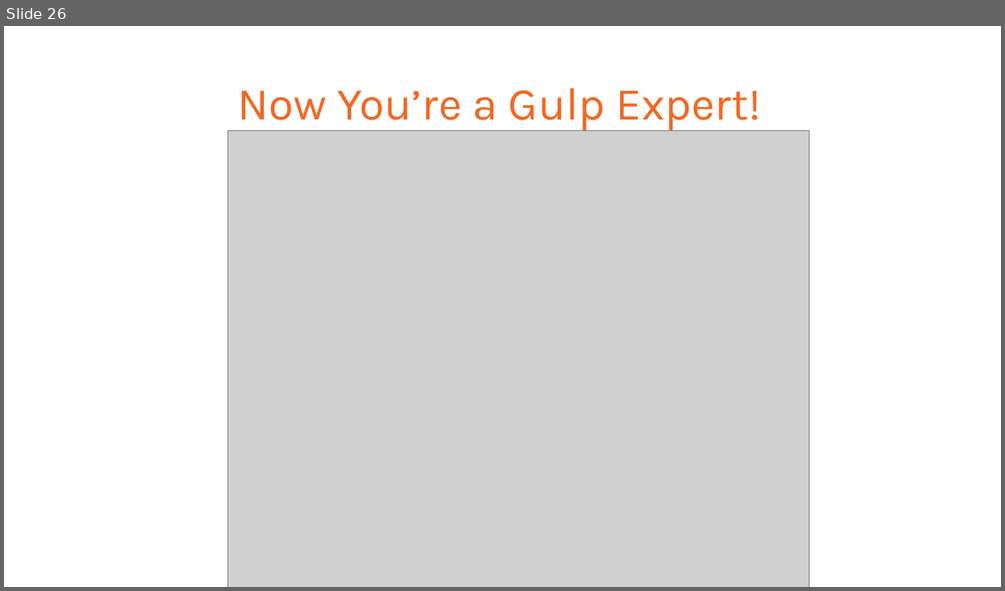
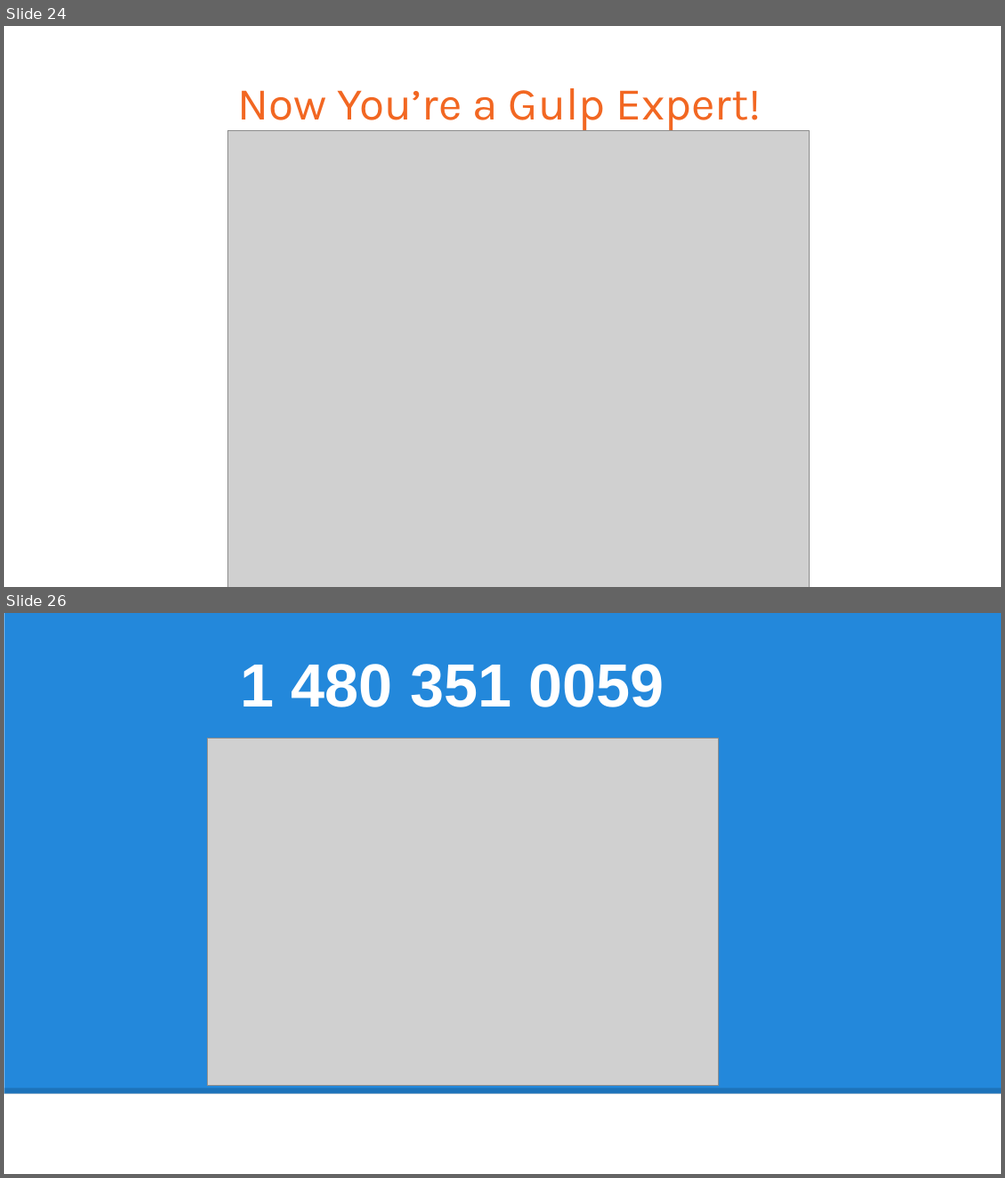
Before and after one commit to digitaldrummerj/GulpTalk, a slide deck: Gulp for DotNet Devs.pptx. Shown one above the other, each under a label of ours: slide 26 before the commit, slides 24 and 26 after it; the slides between them are not shown. The pictures are 1005x591 and 1005x1178 pixels, drawn with LibreOffice and Linux fonts; fonts in the diff are those of the drawing; grey boxes stand for pictures. Boxes give left, top, right and bottom in pixels: in the first picture for what was removed or moved away, otherwise in the second. Text is boxed around its words. In the diff, an @@ line names an element or a change of style, - is before the commit and + after.

```diff
--- a/Gulp for DotNet Devs.pptx
+++ b/Gulp for DotNet Devs.pptx
@@ slide 26 added at [4,613,1001,1174], background #FFFFFF @@
@@ rectangle added at [4,613,1001,1094], fill #2388DB @@
@@ title added at [241,664,663,707], 44 pt, text #FFFFFF, bold @@
+1 480 351 0059
@@ picture added at [207,738,719,1085] @@
@@ line added from (4, 1090) to (1001, 1090), #000000 4.5 pt @@
@@ what was slide 26 is now slide 24 @@
```
Also in this commit, not shown: 1 slide changed, 1 other slide added, 3 slides removed.
